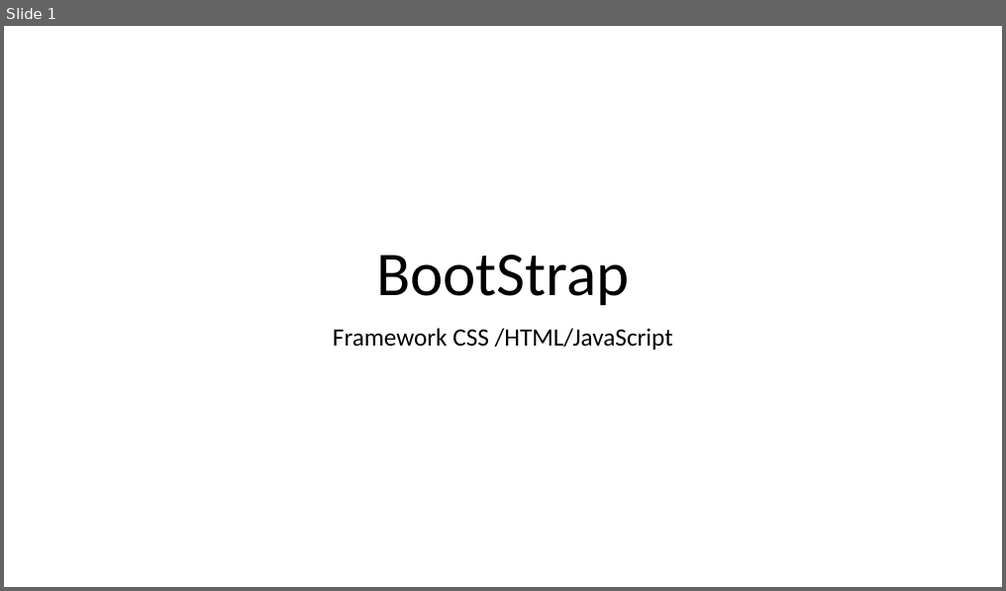
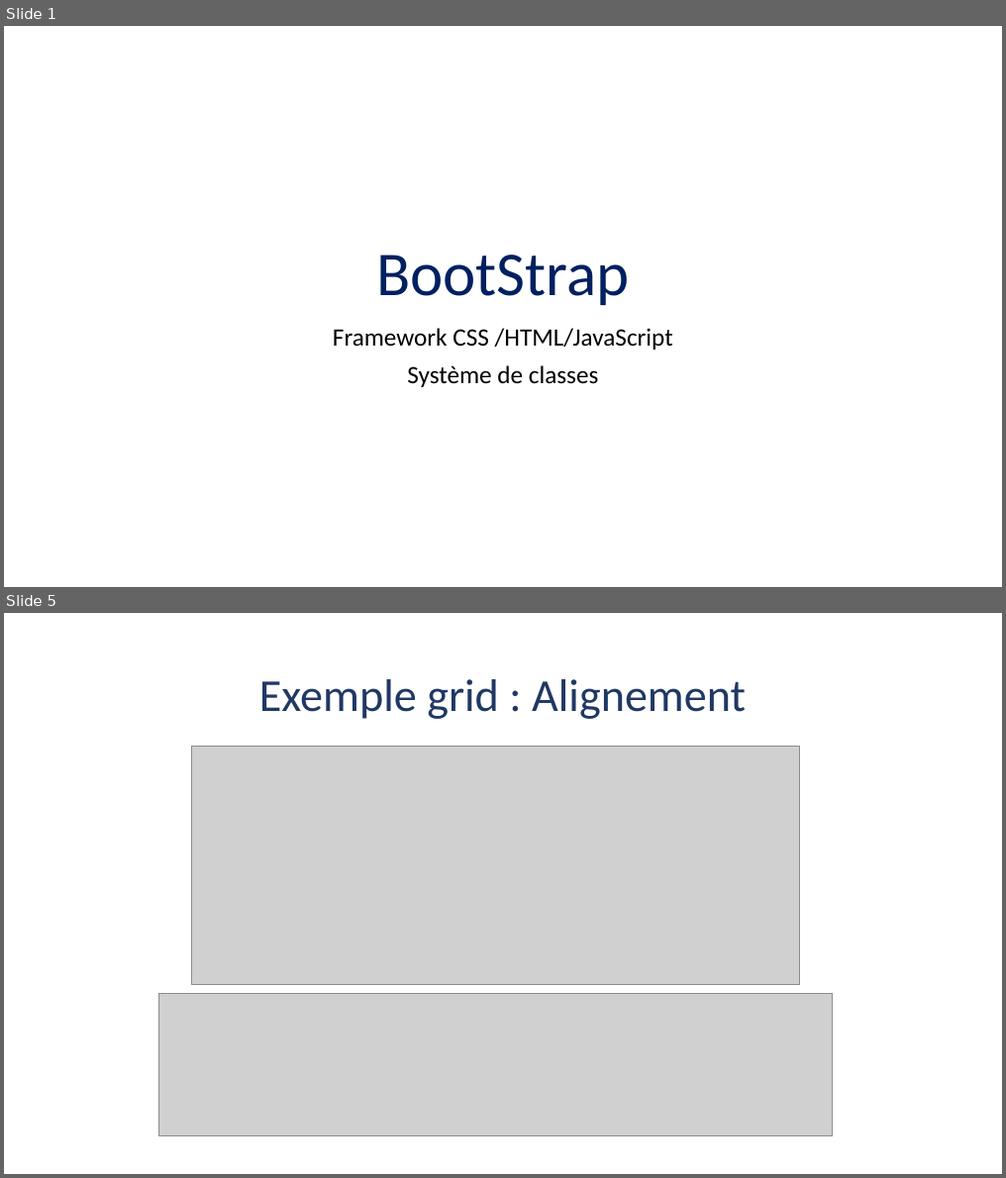
Before and after one commit to Freek31/Exo_html, a slide deck: 08-Angular/Bootstrap/BootStrap.pptx. Shown one above the other, each under a label of ours: slide 1 before the commit, slides 1 and 5 after it; the slides between them are not shown. The pictures are 1006x591 and 1006x1178 pixels, drawn with LibreOffice and Linux fonts; fonts in the diff are those of the drawing; grey boxes stand for pictures. Boxes give left, top, right and bottom in pixels: in the first picture for what was removed or moved away, otherwise in the second. Text is boxed around its words. In the diff, an @@ line names an element or a change of style, - is before the commit and + after.

```diff
--- a/08-Angular/Bootstrap/BootStrap.pptx
+++ b/08-Angular/Bootstrap/BootStrap.pptx
@@ slide 5 added at (x1=4, y1=613, x2=1002, y2=1174), background #FFFFFF @@
@@ title added at (x1=259, y1=679, x2=746, y2=719), 44 pt, text #203864 @@
+Exemple grid : Alignement
@@ picture added at (x1=192, y1=747, x2=799, y2=985) @@
@@ picture added at (x1=159, y1=994, x2=832, y2=1137) @@
@@ slide 1 changed as well @@
@@ title "BootStrap" at (x1=376, y1=255, x2=630, y2=305): text colour #000000 to #002060 @@
@@ subtitle at (x1=407, y1=366, x2=599, y2=387): paragraph added @@
+Système de classes
```
Also in this commit, not shown: 1 other slide changed, 7 other slides added, 1 slide removed.
